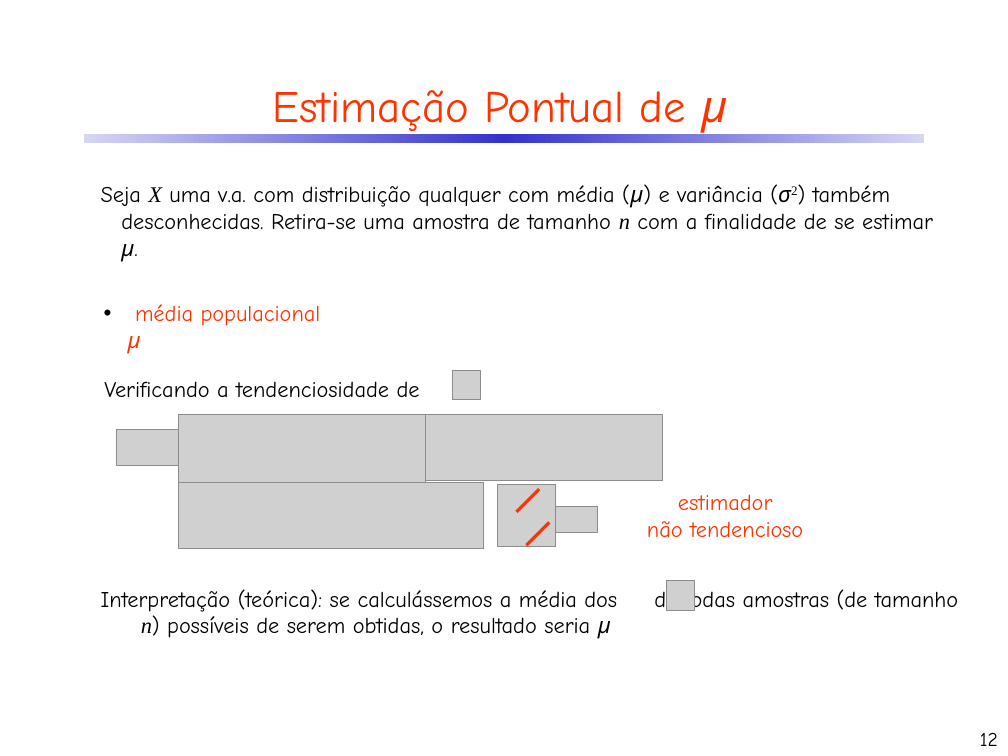
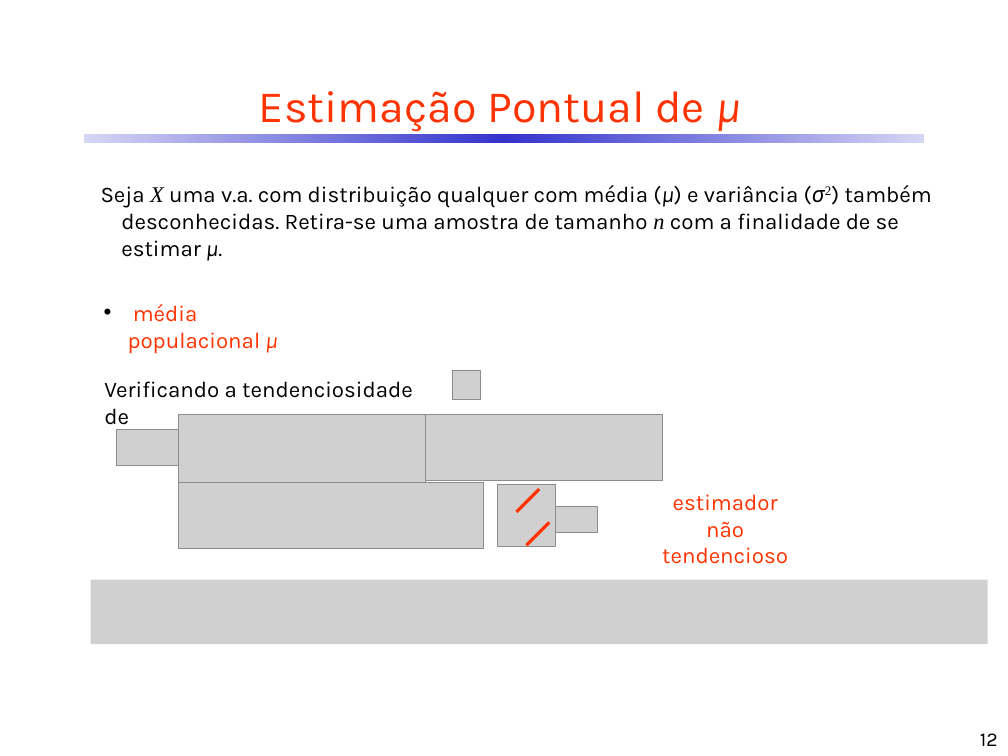
Before and after one commit to CDRenno/Estatistica, a slide deck: slide 12 of ppt/05InfEstat_EstimPontual.pptx. Drawn at 1008x756 pixels with LibreOffice and Linux fonts; fonts in the diff are those of the drawing; grey boxes stand for pictures. Boxes give left, top, right and bottom in pixels: in the first picture for what was removed or moved away, otherwise in the second. Text is boxed around its words. In the diff, an @@ line names an element or a change of style, - is before the commit and + after.

```diff
--- a/ppt/05InfEstat_EstimPontual.pptx
+++ b/ppt/05InfEstat_EstimPontual.pptx
@@ font Comic Neue to Karla in 6 elements at bbox=[259, 91, 740, 132], bbox=[980, 733, 998, 746], bbox=[101, 185, 932, 261], bbox=[128, 304, 278, 354], bbox=[662, 494, 788, 564], bbox=[104, 381, 413, 430] @@
@@ picture added at bbox=[91, 580, 988, 644] @@
@@ text removed at bbox=[101, 589, 617, 639] @@
-Interpretação (teórica): se calculássemos a média dos de todas amostras (de tamanho n) possíveis de serem obtidas, o resultado seria μ
@@ picture removed at bbox=[667, 581, 696, 611] @@
```
Also in this commit, not shown: 51 other slides changed, 5 other files.
